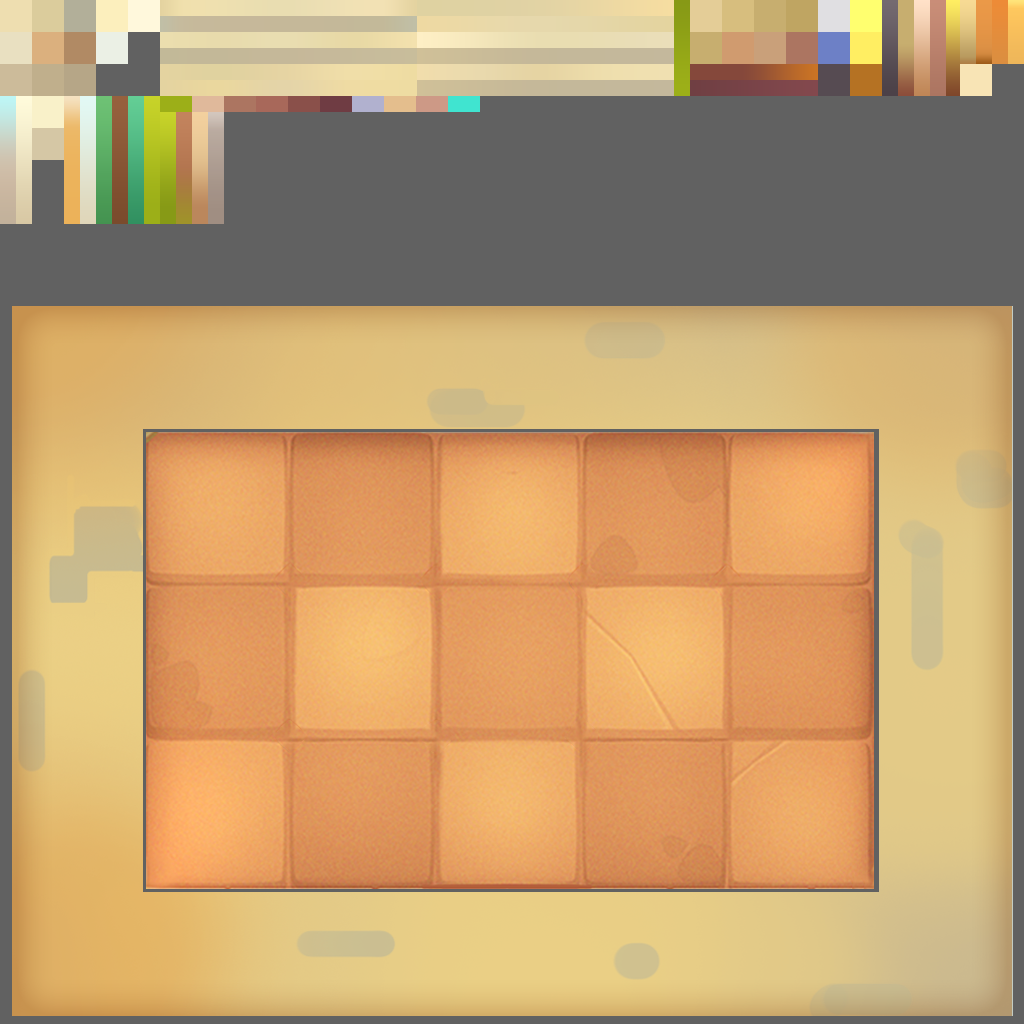
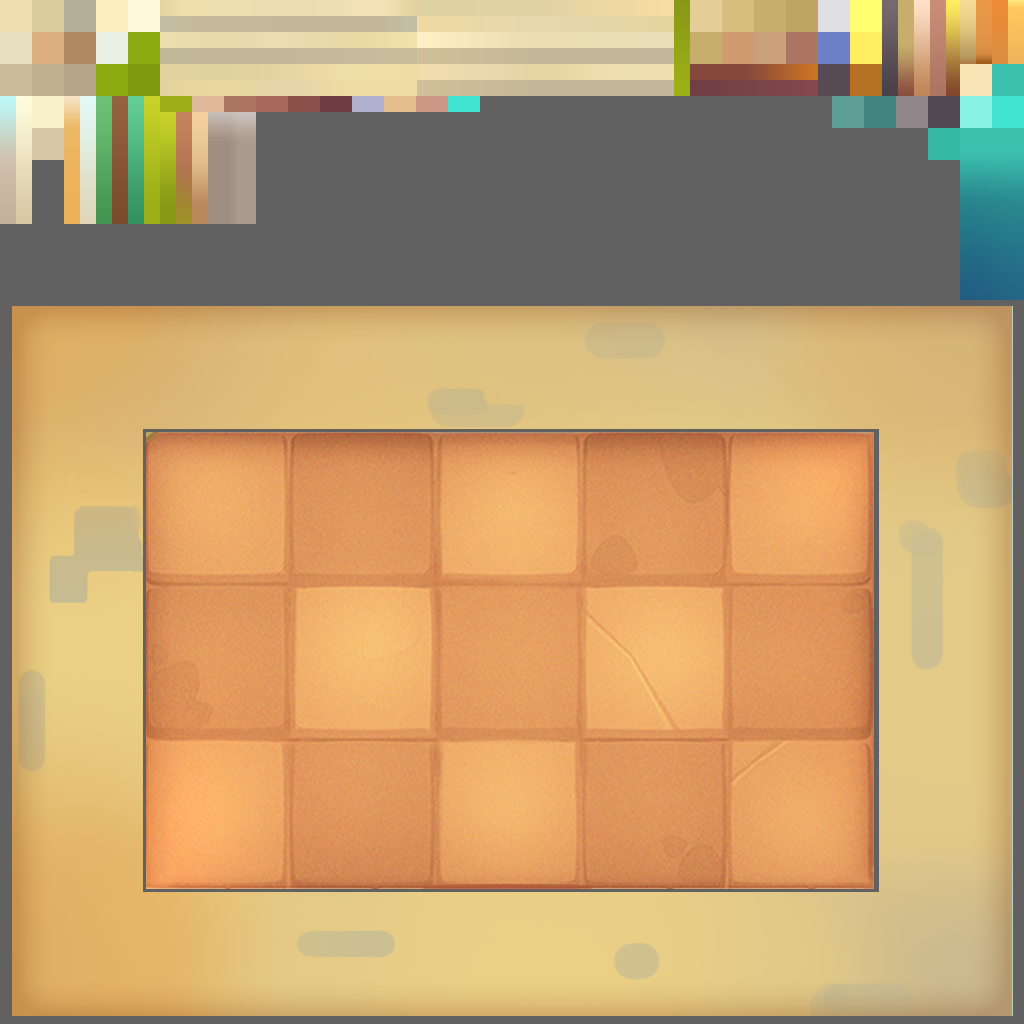
The second 1024×1024 image is a revision of the first. Changes to its layers:
painted on "矩形 7 拷贝 11" over [224, 112, 256, 224]
added layer "矩形 12 拷贝" in group "地面" over [128, 32, 160, 64]
added layer "矩形 12 拷贝 2" in group "地面" over [96, 64, 128, 96]
added layer "矩形 12" in group "地面" over [128, 64, 160, 96]
added group "铁" with 4 layers above "水" over [832, 96, 960, 128]
added layer "矩形 15 拷贝 3" in group "铁" over [832, 96, 864, 128]
added layer "矩形 15 拷贝 2" in group "铁" over [864, 96, 896, 128]
added layer "矩形 15 拷贝" in group "铁" over [896, 96, 928, 128]
added layer "矩形 15" in group "铁" over [928, 96, 960, 128]
added group "水" with 6 layers above "矩形 1" over [928, 64, 1024, 300]
added layer "矩形 14" in group "水" over [960, 128, 1024, 300]
added layer "矩形 13 拷贝 2" in group "水" over [960, 96, 992, 128]
added layer "矩形 13 拷贝 3" in group "水" over [928, 128, 960, 160]
added layer "矩形 13 拷贝" in group "水" over [992, 96, 1024, 128]
added layer "矩形 13" in group "水" over [992, 64, 1024, 96]